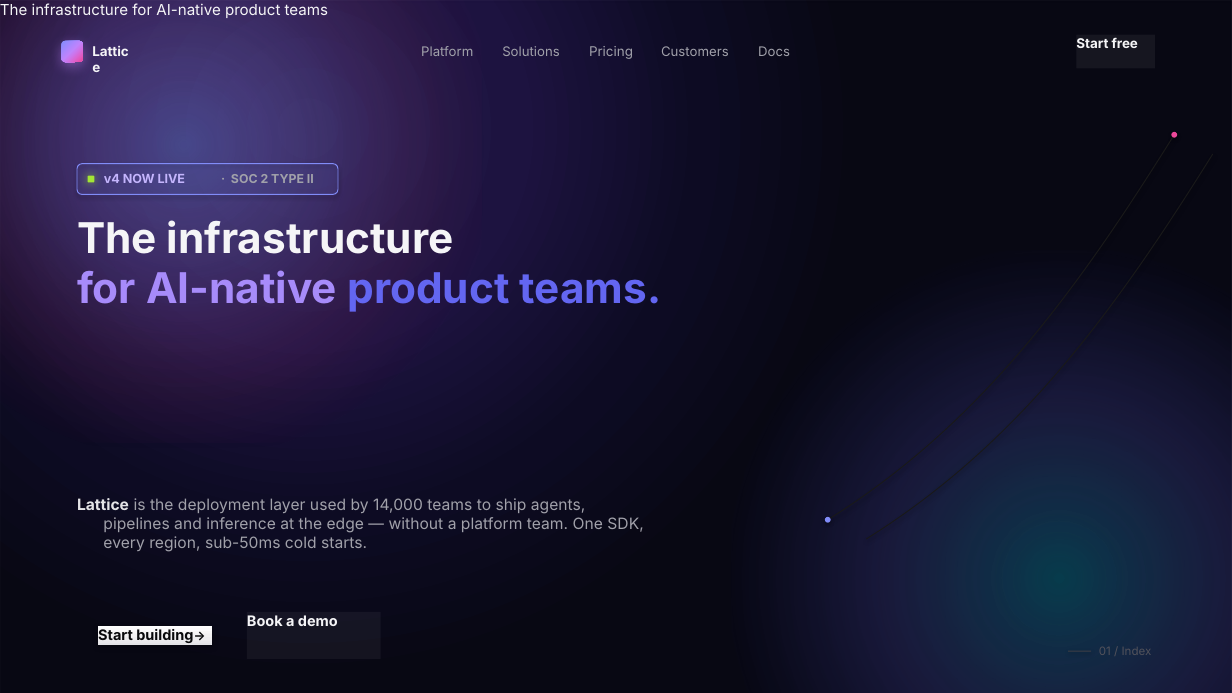
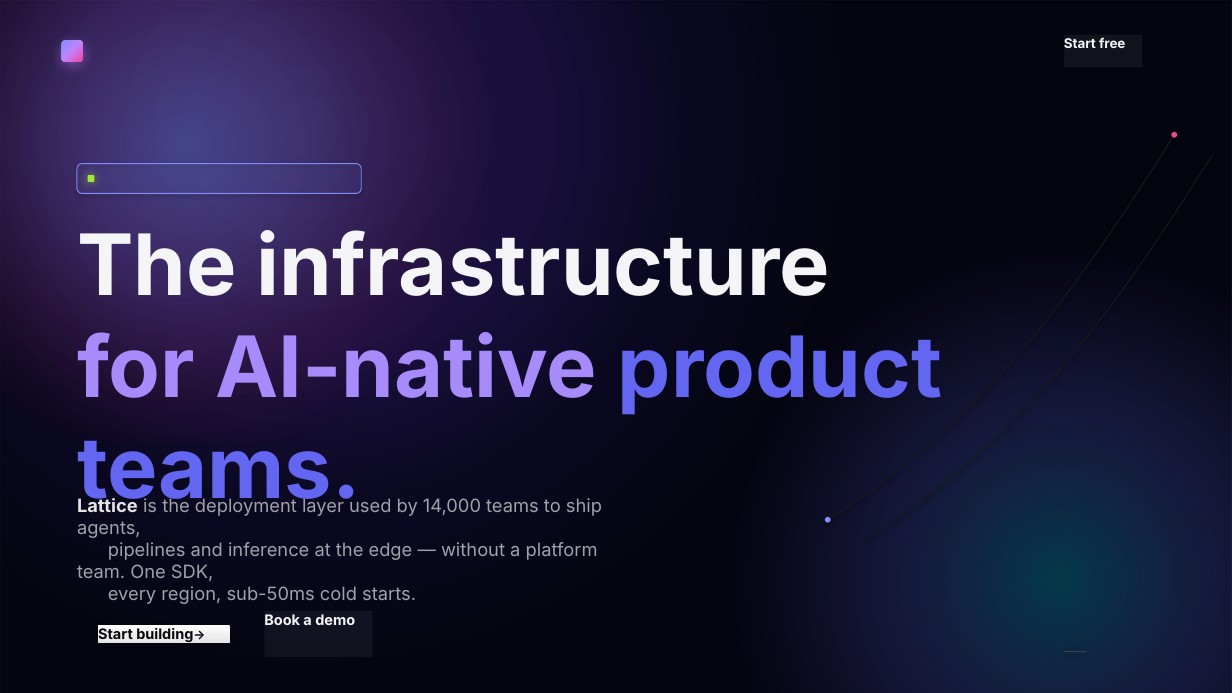
Before and after one commit to vamsiramakrishnan/pixelpitch, a slide deck: slide 22 of _bench/corpus/divergent-deck.pptx. Drawn at 1232x693 pixels with LibreOffice and Linux fonts; fonts in the diff are those of the drawing; background and template pictures are left out; a plain dark background stands for a picture behind light text. Boxes give left, top, right and bottom in pixels: in the first picture for what was removed or moved away, otherwise in the second. Text is boxed around its words. In the diff, an @@ line names an element or a change of style, - is before the commit and + after.

```diff
--- a/_bench/corpus/divergent-deck.pptx
+++ b/_bench/corpus/divergent-deck.pptx
@@ background #FFFFFF to picture (left out) @@
@@ rectangle at bbox=[0, 0, 1232, 693]: fill #FFFFFF at 2% opacity to #050510 @@
@@ text removed at bbox=[0, 3, 328, 18] @@
-The infrastructure for AI-native product teams
@@ text removed at bbox=[92, 43, 136, 60] @@
-Lattice
@@ text removed at bbox=[421, 46, 473, 56] @@
-Platform
@@ text removed at bbox=[502, 46, 560, 56] @@
-Solutions
@@ text removed at bbox=[589, 46, 633, 59] @@
-Pricing
@@ text removed at bbox=[661, 46, 729, 56] @@
-Customers
@@ text removed at bbox=[758, 46, 790, 56] @@
-Docs
@@ rectangle "Start free": place and size @@
-rectangle "Start free" at bbox=[1077, 35, 1155, 68]
+rectangle "Start free" at bbox=[1064, 35, 1142, 67]
@@ rounded rectangle: place and size @@
-rounded rectangle at bbox=[77, 164, 338, 194]
+rounded rectangle at bbox=[77, 164, 361, 193]
@@ text removed at bbox=[104, 174, 186, 183] @@
-v4 NOW LIVE
@@ text removed at bbox=[231, 174, 314, 183] @@
-· SOC 2 TYPE II
@@ text "The infrastructure" at bbox=[77, 223, 943, 516]: size 33 to 66 pt @@
@@ text "Lattice is the deployment layer ..." at bbox=[77, 497, 602, 604]: size 12.2 to 14.2 pt @@
@@ rectangle "Start building→": place and size @@
-rectangle "Start building→" at bbox=[98, 627, 213, 645]
+rectangle "Start building→" at bbox=[98, 626, 229, 643]
@@ rectangle "Book a demo": place and size @@
-rectangle "Book a demo" at bbox=[247, 612, 381, 659]
+rectangle "Book a demo" at bbox=[264, 611, 372, 657]
@@ rectangle: place and size @@
-rectangle at bbox=[1068, 651, 1092, 652]
+rectangle at bbox=[1064, 652, 1087, 653]
@@ text removed at bbox=[1099, 647, 1152, 655] @@
-01 / Index
```
Also in this commit, not shown: 47 other slides changed, 1 slide added, 50 other files.
